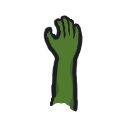
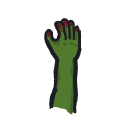
Two versions of the same layered image (128x128). Layer-by-layer changes:
added group "RightArm4" with 2 layers above "RightArm5" over [43, 14, 83, 115]
added layer "Lines" (4th of 11, in "RightArm4") in group "RightArm4" over [43, 14, 83, 115]
added layer "Color" (4th of 11, in "RightArm4") in group "RightArm4" over [43, 16, 83, 115]
hid group "RightArm" (1st of 2) (2 layers) over [43, 14, 83, 115]
